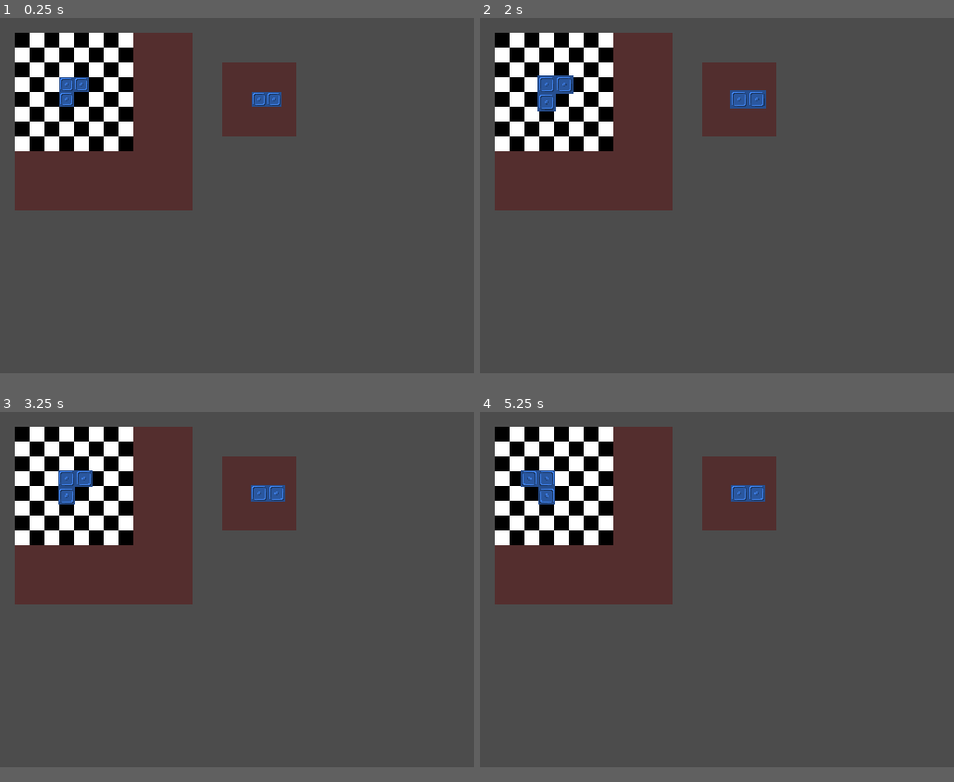
Above: before the commit, frames 1-4 (two rows, left to right).
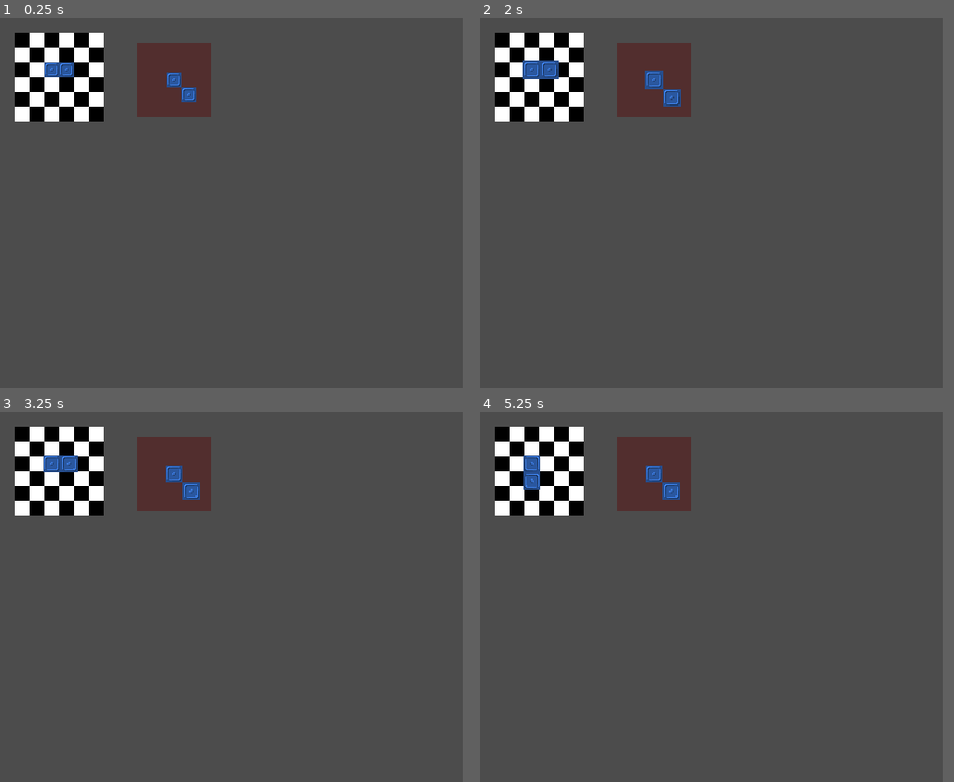
Above: after the commit, the same moments.

Repository: Mathiouza/ArcadeRhythm
Game: Godot game, scene res://Scenes/Terrain.tscn
The game is run twice, just before and just after one commit, with the same random seed, the same clock (stepped at 60 frames per second) and the same inputs. The project has no main scene, so this scene is started directly.
Inputs:
- Up to frame 1 (0.25 s): no input
- Up to frame 2 (2 s): tap Enter at 0.5 s; tap R (0red1) at 0.6 s; tap F (0red2) at 1.35 s
- Up to frame 3 (3.25 s): tap R (0red1) at 2.1 s; tap Space at 2.75 s; tap F (0red2) at 2.85 s
- Up to frame 4 (5.25 s): tap R (0red1) at 3.6, 5.1 s; tap F (0red2) at 4.35 s; tap Enter at 5 s
In our replay, the window is 512x384 before the commit and 500x400 after it. These sizes can differ from the game's own. Grey fills any space a smaller window leaves; there, only what the larger window draws over its background counts as a difference.

The runs differ from the first frame. In frame 1, 16% of the frame differs, in the area x 3-63%, y 4-52%; in frame 2, 16%; in frame 3, 16%; in frame 4, 16%.

Commit message:
Adds hover and gameover condition

Diff:
--- a/Scenes/Terrain.tscn
+++ b/Scenes/Terrain.tscn
@@ -7,11 +7,6 @@
 position = Vector2( 16, 16 )
 script = ExtResource( 1 )
 
-[node name="ColorRect" type="ColorRect" parent="."]
-margin_right = 192.0
-margin_bottom = 192.0
-color = Color( 0.333333, 0.184314, 0.184314, 1 )
-
 [node name="Sprite" type="Sprite" parent="."]
 texture = ExtResource( 2 )
 centered = false
@@ -20,7 +15,7 @@
 position = Vector2( 8, 8 )
 
 [node name="NextPieceContainer" type="Node2D" parent="."]
-position = Vector2( 256, 64 )
+position = Vector2( 164, 43 )
 
 [node name="ColorRect" type="ColorRect" parent="NextPieceContainer"]
 margin_left = -32.0
--- a/Scripts/Terrain.gd
+++ b/Scripts/Terrain.gd
@@ -1,28 +1,17 @@
 extends Node2D
+
+signal gameover
 
 var Piece = preload("res://Scenes/Piece.tscn")
 var Square = preload("res://Scenes/Square.tscn")
 
-enum SHAPE {L3 = 0, L4 = 1, PLUS5 = 2, I2 = 3, I3 = 4, RL4 = 5, T = 6}
+enum SHAPE {L3 = 0, I2 = 1, I3 = 2, S2 = 3, C = 4}
 
 const shapes = [
 	[
 		Vector2(0, 0),
 		Vector2(1, 0),
 		Vector2(0, 1),
-	],
-	[
-		Vector2(0, 0),
-		Vector2(0, -1),
-		Vector2(0, -2),
-		Vector2(1, 0)
-	],
-	[
-		Vector2(0, 0),
-		Vector2(1, 0),
-		Vector2(0, 1),
-		Vector2(-1, 0),
-		Vector2(0, -1)
 	],
 	[
 		Vector2(0, 0),
@@ -35,21 +24,19 @@
 	],
 	[
 		Vector2(0, 0),
-		Vector2(0, -1),
-		Vector2(0, -2),
-		Vector2(-1, 0)
+		Vector2(1, 1),
 	],
 	[
 		Vector2(0, 0),
+		Vector2(1, 1),
 		Vector2(0, 1),
-		Vector2(1, 0),
-		Vector2(-1, 0)
+		Vector2(1, 0)
 	]
 ]
 
 export var controller = 0
-export var width = 12
-export var height = 12
+export var width = 6
+export var height = 6
 
 var current_piece : Piece
 var next_piece : Piece
@@ -60,46 +47,39 @@
 func _ready():
 	randomize()
 
-	next_piece = Piece.instance()
-	next_piece.square_positions = shapes[randi() % SHAPE.size()]
-	$NextPieceContainer.add_child(next_piece)
-
-	create_piece()
-
-func create_piece():
-	current_piece = Piece.instance()
-	current_piece.x = 3
-	current_piece.y = 3
-	current_piece.square_positions = shapes[randi() % SHAPE.size()]
-	add_child(current_piece)
+	place()
 
 func _process(delta):
-	if Input.is_action_just_pressed(str(controller)+"up") && check_before_movement(current_piece.x, current_piece.y-1, current_piece.rot, current_piece.square_positions):
+	if Input.is_action_just_pressed(str(controller)+"up") && check_for_edges(current_piece.x, current_piece.y-1, current_piece.rot, current_piece.square_positions):
 		current_piece.move(0, -1)
 
-	if Input.is_action_just_pressed(str(controller)+"right") && check_before_movement(current_piece.x+1, current_piece.y, current_piece.rot, current_piece.square_positions):
+	if Input.is_action_just_pressed(str(controller)+"right") && check_for_edges(current_piece.x+1, current_piece.y, current_piece.rot, current_piece.square_positions):
 		current_piece.move(1, 0)
 
-	if Input.is_action_just_pressed(str(controller)+"down") && check_before_movement(current_piece.x, current_piece.y+1, current_piece.rot, current_piece.square_positions):
+	if Input.is_action_just_pressed(str(controller)+"down") && check_for_edges(current_piece.x, current_piece.y+1, current_piece.rot, current_piece.square_positions):
 		current_piece.move(0, 1)
 
-	if Input.is_action_just_pressed(str(controller)+"left") && check_before_movement(current_piece.x-1, current_piece.y, current_piece.rot, current_piece.square_positions):
+	if Input.is_action_just_pressed(str(controller)+"left") && check_for_edges(current_piece.x-1, current_piece.y, current_piece.rot, current_piece.square_positions):
 		current_piece.move(-1, 0)
 
-	if Input.is_action_just_pressed(str(controller)+"red1") && check_before_movement(current_piece.x, current_piece.y, current_piece.rot+1, current_piece.square_positions):
+	if Input.is_action_just_pressed(str(controller)+"red1") && check_for_edges(current_piece.x, current_piece.y, current_piece.rot+1, current_piece.square_positions):
 		current_piece.turn(true)
 
-	if Input.is_action_just_pressed(str(controller)+"red2") && check_before_movement(current_piece.x, current_piece.y, current_piece.rot-1, current_piece.square_positions):
+	if Input.is_action_just_pressed(str(controller)+"red2") && check_for_edges(current_piece.x, current_piece.y, current_piece.rot-1, current_piece.square_positions):
 		current_piece.turn(false)
 
-	if Input.is_action_just_pressed(str(controller)+"yellow1"):
+	if Input.is_action_just_pressed(str(controller)+"yellow1") && check_for_placement(current_piece.x, current_piece.y, current_piece.rot, current_piece.square_positions):
+		place()
+
+func place():
+	if current_piece != null:
 		var positions = current_piece.get_block_positions()
 
 		for block_pos in positions:
 			square_positions.append(block_pos)
 
 			var new_square = Square.instance()
-			new_square.color = current_piece.color
+			new_square.color = Color(0.5, 0.5, 0.5)
 			new_square.x = block_pos.x
 			new_square.y = block_pos.y
 			squares.append(new_square)
@@ -109,43 +89,45 @@
 
 		current_piece.queue_free()
 
-		var blocks = next_piece.square_positions
-		var next_color = next_piece.color
+	var blocks = shapes[randi() % SHAPE.size()]
 
+	if next_piece != null:
+		blocks = next_piece.square_positions
 		next_piece.queue_free()
-		next_piece = Piece.instance()
-		next_piece.square_positions = shapes[randi() % SHAPE.size()]
-		next_piece.color = Color(randf(), randf(), randf())
-		$NextPieceContainer.add_child(next_piece)
 
-		var possible_placements = []
+	next_piece = Piece.instance()
+	next_piece.square_positions = shapes[randi() % SHAPE.size()]
+	$NextPieceContainer.add_child(next_piece)
 
-		for i in range(width):
-			for j in range(height):
-				for k in range(4):
-					if check_before_movement(i, j, k, blocks):
-						possible_placements.append([i, j, k])
+	current_piece = Piece.instance()
 
-		if possible_placements.size() == 0:
-			print("gameover")
-		else:
-			var placement = possible_placements[randi() % possible_placements.size()]
+	current_piece.x = 2
+	current_piece.y = 2
+	current_piece.rot = 0
+	current_piece.square_positions = blocks
 
-			current_piece = Piece.instance()
+	add_child(current_piece)
 
-			current_piece.x = placement[0]
-			current_piece.y = placement[1]
-			current_piece.rot = placement[2]
-			current_piece.square_positions = blocks
-			current_piece.color = next_color
+func force_placement():
+	if check_for_placement(current_piece.x, current_piece.y, current_piece.rot, current_piece.square_positions):
+		emit_signal("gameover")
+	else:
+		place()
 
-			add_child(current_piece)
-
-func check_before_movement(offsetX, offsetY, offsetRot, blocks) -> bool:
+func check_for_placement(offsetX, offsetY, offsetRot, blocks) -> bool:
 	var positions = get_block_positions_on_terrain(offsetX, offsetY, offsetRot, blocks)
 
 	for block_pos in positions:
 		if block_pos in square_positions || block_pos.x < 0 || block_pos.y < 0 || block_pos.x >= width || block_pos.y >= height:
+			return false
+
+	return true
+
+func check_for_edges(offsetX, offsetY, offsetRot, blocks) -> bool:
+	var positions = get_block_positions_on_terrain(offsetX, offsetY, offsetRot, blocks)
+
+	for block_pos in positions:
+		if block_pos.x < 0 || block_pos.y < 0 || block_pos.x >= width || block_pos.y >= height:
 			return false
 
 	return true
--- a/project.godot
+++ b/project.godot
@@ -30,10 +30,11 @@
 
 [display]
 
-window/size/width=512
-window/size/height=384
+window/size/width=500
+window/size/height=400
 window/size/resizable=false
 window/size/borderless=true
+window/size/fullscreen=true
 window/stretch/mode="viewport"
 window/stretch/aspect="keep"
 
Binary file changed: Assets/Sprites/Terrain.png
Not shown, added: Assets/Sprites/Terrain.png~
